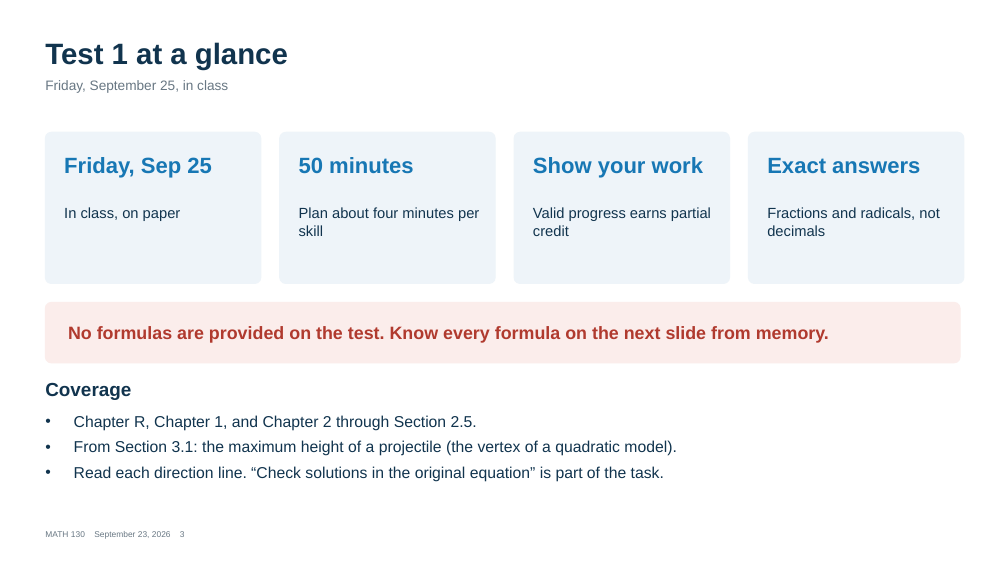
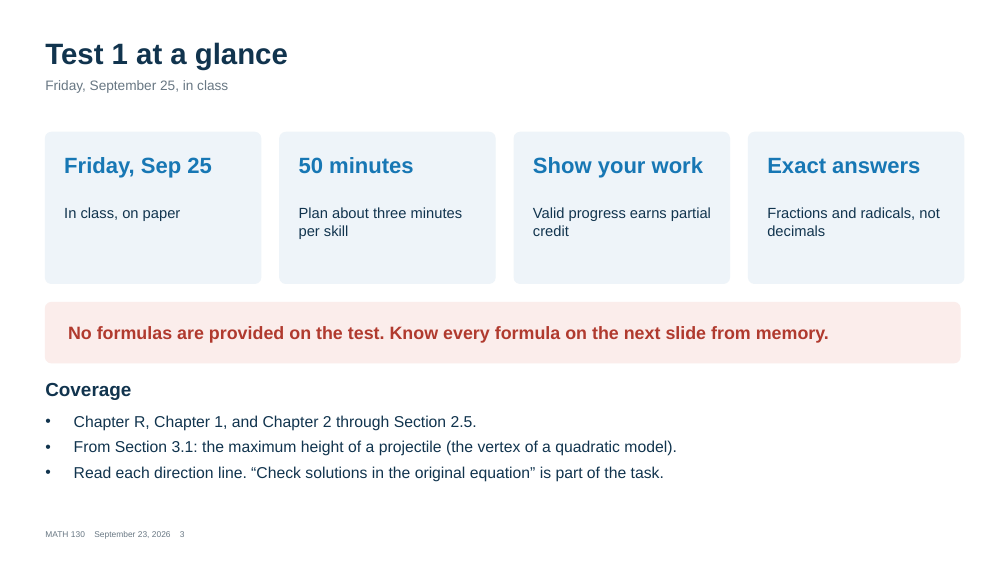
Before and after one commit to andrewhvolk/andrewhvolk.github.io, a slide deck: slide 3 of slides/Math130Test1Review_2026-09-23.pptx. Drawn at 1008x567 pixels with LibreOffice and Linux fonts; fonts in the diff are those of the drawing. Boxes give left, top, right and bottom in pixels: in the first picture for what was removed or moved away, otherwise in the second. Text is boxed around its words. In the diff, an @@ line names an element or a change of style, - is before the commit and + after.

```diff
--- a/slides/Math130Test1Review_2026-09-23.pptx
+++ b/slides/Math130Test1Review_2026-09-23.pptx
@@ text at [299,207,463,239]: text changed @@
-Plan about four minutes per skill
+Plan about three minutes per skill
```
Also in this commit, not shown: 13 other slides changed, 2 other files.
